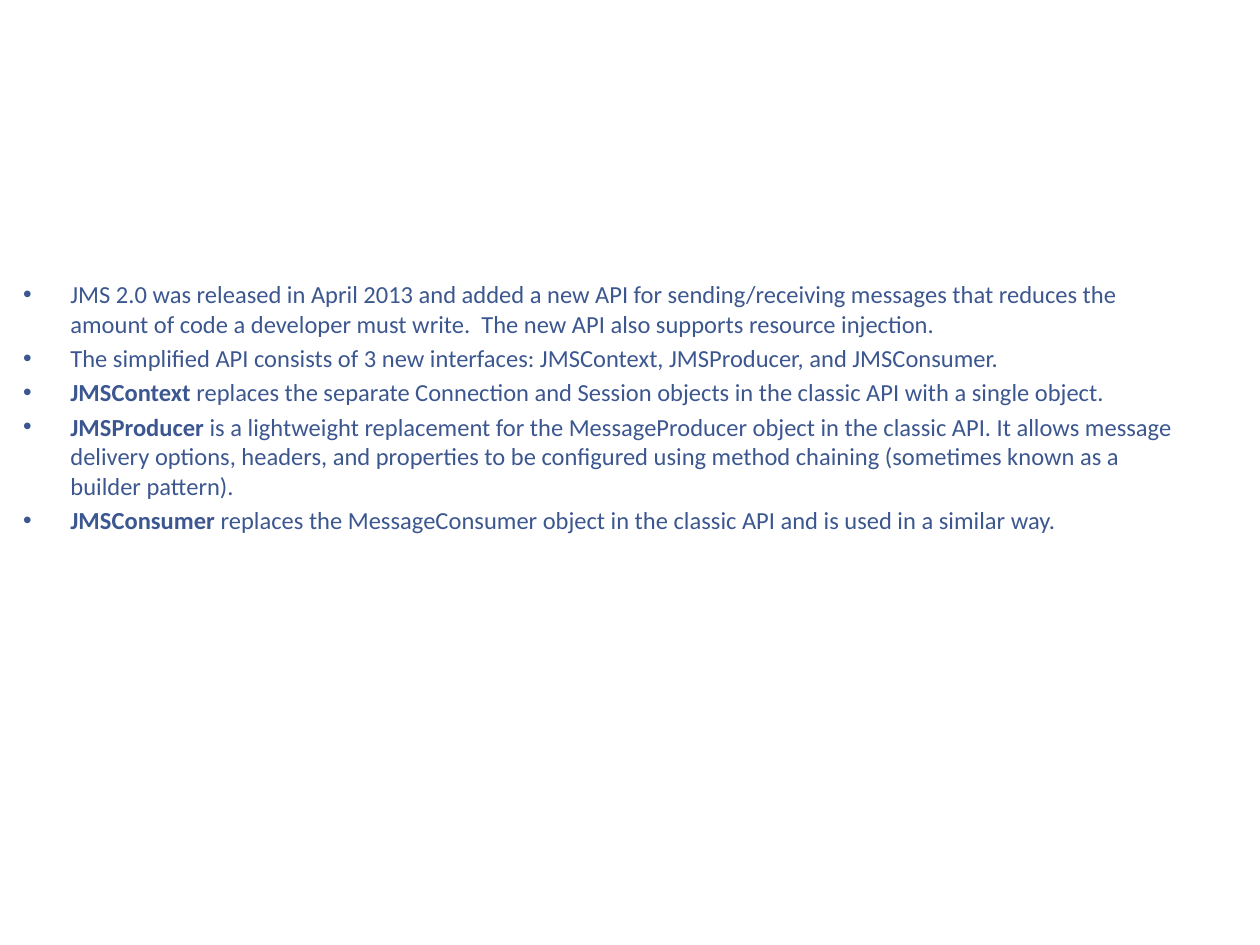
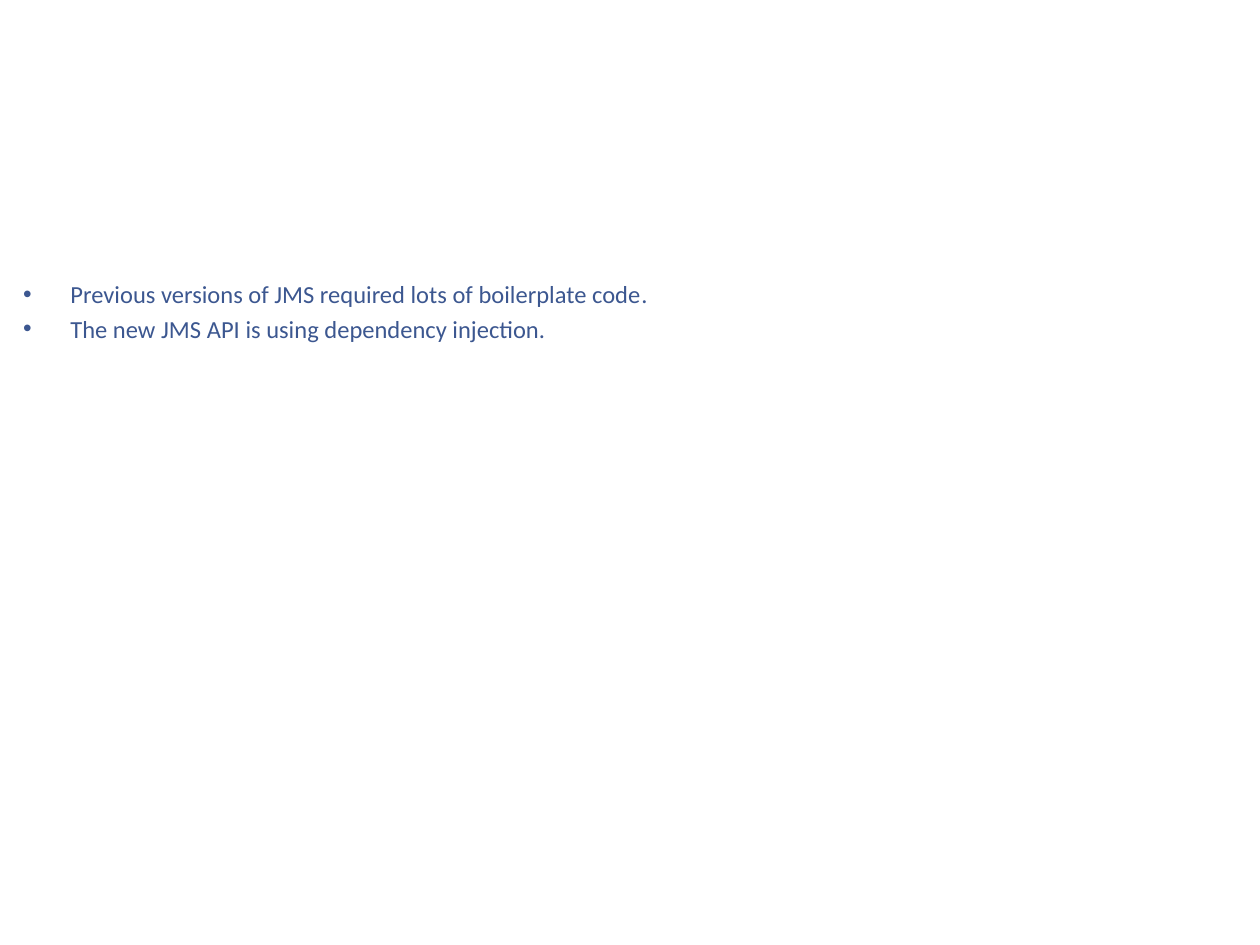
Before and after one commit to kenshincommon/ppts, a slide deck: slide 23 of Presentations/JavaEnterprise7/JavaEnterprise7.pptx (slide 20 before the commit). Drawn at 1260x945 pixels with LibreOffice and Linux fonts; fonts in the diff are those of the drawing; background and template pictures are left out. Boxes give left, top, right and bottom in pixels: in the first picture for what was removed or moved away, otherwise in the second. Text is boxed around its words. In the diff, an @@ line names an element or a change of style, - is before the commit and + after.

```diff
--- a/Presentations/JavaEnterprise7/JavaEnterprise7.pptx
+++ b/Presentations/JavaEnterprise7/JavaEnterprise7.pptx
@@ text at [70,286,647,342]: text changed @@
-• JMS 2.0 was released in April 2013 and added a new API for sending/receiving messages that reduces the amount of code a developer must write. The new API also supports resource injection.
-• The simplified API consists of 3 new interfaces: JMSContext, JMSProducer, and JMSConsumer.
-• JMSContext replaces the separate Connection and Session objects in the classic API with a single object.
-• JMSProducer is a lightweight replacement for the MessageProducer object in the classic API. It allows message delivery options, headers, and properties to be configured using method chaining (sometimes known as a builder pattern).
-• JMSConsumer replaces the MessageConsumer object in the classic API and is used in a similar way.
+• Previous versions of JMS required lots of boilerplate code.
+• The new JMS API is using dependency injection.
```
Also in this commit, not shown: 22 other slides changed, 41 slides added, 31 slides removed, 1 other file.
